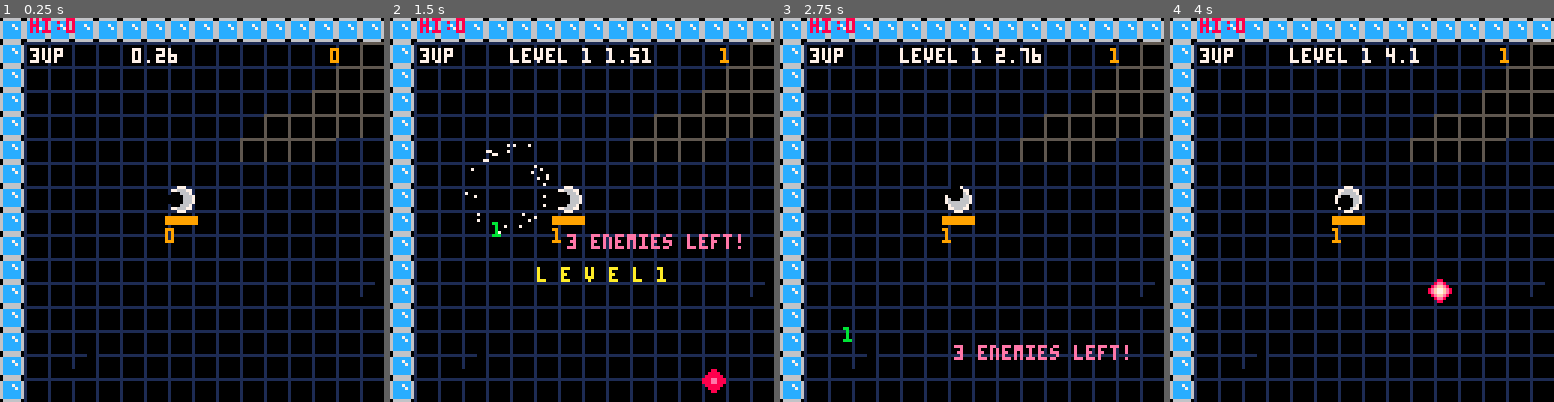
Above: before the commit, frames 1-4 (left to right).
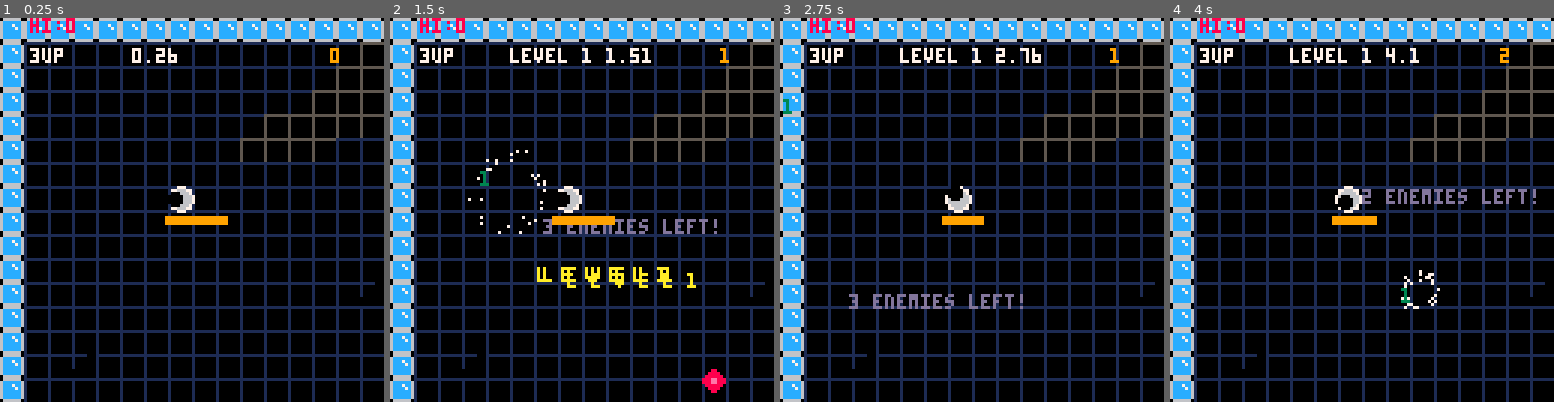
Above: after the commit, the same moments.

Repository: BigNoseChimp/pico8
Game: PICO-8 cartridge src/lua/ballaction5.p8
Same seed, same stepped clock (60 frames per second), same inputs: the game is played once before the commit and once after it.
Inputs:
- Up to frame 1 (0.25 s): no input
- Up to frame 2 (1.5 s): tap X (X key) at 0.33, 1.07 s; tap O (Z key) at 0.7 s
- Up to frame 3 (2.75 s): hold Right 1.6-2.1 s; tap O (Z key) at 1.7, 2.1, 2.5 s; tap X (X key) at 1.85 s; hold Up 2.15-2.42 s; hold Right from 2.47 s (still down)
- Up to frame 4 (4 s): tap O (Z key) at 2.9, 3.3, 3.7 s; tap X (X key) at 2.97 s; release Right at 3.03 s; hold Left 3.08-3.58 s; hold Down 3.63-3.97 s

The runs differ from the first frame. In frame 1, 0.3% of the frame differs, in the area x 42-60%, y 51-59%; in frame 2, 2.4%, in the area x 19-92%, y 32-71%; in frame 3, 1.6%; in frame 4, 1.3%.

Commit message:
Added laser enemy rejigged collision detection smart bomb now uses all available bullets

Diff:
--- a/src/lua/ballaction5.p8
+++ b/src/lua/ballaction5.p8
@@ -13,6 +13,7 @@
 function setup()
  g.score=0
  g.sizex=32*8
+ g.maxbullets=20
 	g.sizey=32*8
 	g.lvl=0
 	g.timer=0
@@ -43,6 +44,7 @@
   	if (btn(1)) change_a(ship, ship.a-ship.turnspeed-(ship.spd/500))
   	ship:accelerate(btn(4))
   	ship:fire_weapon(btn(5))
+        ship:fire_smartbomb(btnp(2) or btnp(3))
   end
 
   ship:upd()
@@ -53,8 +55,13 @@
   foreach(enemies,function(o) o:upd() end)
   foreach(explosions,function(o) o:upd() end)
 
-  has_hit_enemy(ship,4,4,
+  has_hit_enemy(ship,
    function(e)
+    killShip()
+   end)
+end
+
+function killShip()
     if not ship.dead then
      sfx(4)
      ship.dead=true
@@ -66,7 +73,6 @@
      end
      g.lvl-=1
     end
-   end)
 end
 
 function _draw()
@@ -84,7 +90,7 @@
   foreach(floaters,function(e) e:drw() end)
   ship:drw()
 
-  rectfill(ship.x-5,ship.y+6,ship.x-5+(10-#bullets/2),ship.y+8,9)
+  rectfill(ship.x-5,ship.y+6,ship.x-5+g.maxbullets-#bullets,ship.y+8,9)
 
   if ( g.lives <= 0 ) then
    	g.gamestate="gameover"
@@ -99,7 +105,6 @@
          print("press z+x+^ to play again",
 			cam_x+20, cam_y+70, 7)
   else
-  	print(g.score,ship.x-5,ship.y+10,9)
   	print(ship.msg.." "
        ..flr(g.timer).."."
        ..flr(g.timer%1 * 10^2),
@@ -112,17 +117,17 @@
 -->8
 --ship
 ship = {
- offset=2,
+ what="ship",
  cooldown=0,
  score=0,
  death_count=0,
  msg="",
  dead=false,
- what="ship",
  fire=0,
  x=60,
  y=60,
  r=4,
+ circle=true,
  a=0,
  turnspeed=0.025,
  p=100,
@@ -138,10 +143,19 @@
   end
   self.acc = b
  end,
+ fire_smartbomb = function (self,b)
+   if b then
+     -- fire remaining bullets
+     local increment=1/(g.maxbullets-#bullets)
+     for i=0,1,increment do
+      fire_weapon(self,0,i)
+     end
+   end
+ end,
  fire_weapon = function (self,b)
   if b then
-   if #bullets < 20 then
-    fire_weapon(ship,20,0.01)
+   if #bullets < g.maxbullets then
+    fire_weapon(self,0.01,nil)
     sfx(5)
    end
   else
@@ -220,7 +234,7 @@
 end
 
 function is_moving_right(o)
- return o.a>=0.25 and o.a<=0.75
+ return o.a>=0.25 and o.a<0.75
 end
 
 function is_moving_left(o)
@@ -237,13 +251,11 @@
 end
 
 function bounce_x(o,s)
--- if (spd < 0.2 ) spd = 0.2
   change_a(o, 0.5 - o.a)
   if (s) sfx(0)
 end
 
 function bounce_y(o,s)
--- if ( spd < 0.2) spd = 0.2
   change_a(o, 1 - o.a)
   if (s) sfx(0)
 end
@@ -254,24 +266,39 @@
 f_blk=1
 f_bad=2
 
-function has_hit_enemy(o,width,height,f)
+function has_hit_enemy(o,f)
+ local left_x=o.x
+ local right_x=o.x+o.r
+ local up_y=o.y
+ local down_y=o.y+o.r
+ if ( o.circle ) then
+  left_x-=o.r
+  up_y-=o.r
+ end
+
  foreach(enemies,
   function(e)
-   local x=o.x-o.offset
-   local y=o.y-o.offset
-
-   x=flr(x)
-   y=flr(y)
+   if not e.canbehit then
+    return
+   end
+   local e_left_x=e.x
+   local e_right_x=e.x+e.r
+   local e_up_y=e.y
+   local e_down_y=e.y+e.r
+   if ( e.circle ) then
+    e_left_x-=e.r
+    e_up_y-=e.r
+   end
 
    if (
      -- leftmost o right of rightmost e
-     (x > e.x-e.offset+e.size*2) or
+     (left_x > e_right_x) or
      -- rightmost o left of leftmost e
-     (x+width < e.x-e.offset) or
+     (right_x < e_left_x) or
      -- topmost o below bottom e
-     (y > e.y-e.offset+e.size*2) or -- todo: e.height
+     (up_y > e_down_y) or
      -- bottommost o above top e
-     (y+height < (e.y-e.offset))
+     (down_y < e_up_y)
     ) then
       -- ok
     else
@@ -281,26 +308,33 @@
  end
 
 function x_collide(o,f)
- local l_spr=mget(
-  							(o.x-o.r-1)/8,
-  							o.y/8)
- local r_spr=mget(
- 								(o.x+o.r+1)/8,
- 								o.y/8)
- return (is_moving_right(o) and
-      fget(r_spr,f) )
-   or
-        (is_moving_left(o) and
-        fget(l_spr,f) )
+ local left_x=o.x-1
+ local right_x=o.x+o.r+1
+ if ( o.circle ) then
+  left_x-=o.r
+ end
+ local l_spr=mget( left_x/8, o.y/8)
+ local r_spr=mget( right_x/8, o.y/8)
+
+ return fget(r_spr,f) or fget(l_spr,f)
+-- return (is_moving_right(o) and fget(r_spr,f) )
+--   or (is_moving_left(o) and fget(l_spr,f) )
 end
 
 
 function y_collide(o,f)
- local u_spr=mget( o.x/8, (o.y-o.r-1)/8)
- local d_spr=mget( o.x/8, (o.y+o.r+1)/8)
-
- return (is_moving_up(o) and fget(u_spr,f) )
-   or (is_moving_down(o) and fget(d_spr,f) )
+ local up_y=o.y-1
+ local down_y=o.y+o.r+1
+ if ( o.circle ) then
+  up_y-=o.r
+ end
+
+ local u_spr=mget( o.x/8, up_y/8)
+ local d_spr=mget( o.x/8, down_y/8)
+
+ return fget(u_spr,f) or fget(d_spr,f)
+ --return (is_moving_up(o) and fget(u_spr,f) )
+ --  or (is_moving_down(o) and fget(d_spr,f) )
 end
 
 -->8
@@ -336,6 +370,8 @@
   elseif #enemies == 0 then
    level(g.lvl+1)
    add_floater(ship.x,ship.y,"l e v e l "..g.lvl,3)
+   add_floater(ship.x,ship.y,"l e v e l "..g.lvl,3)
+   add_floater(ship.x,ship.y,"l e v e l "..g.lvl,3)
   end
 end
 
@@ -357,13 +393,14 @@
 -- bullets
 bullets={}
 
-function fire_weapon(ship,num,spread)
+
+function fire_weapon(ship,spread,ao)
 
  local bullet = {
   what="bullet",
+  circle=false,
   spread=spread,
-  num=num,
-  offset=0,
+  a_override=ao,
   x=ship.x,
   y=ship.y,
   a=ship.a+rnd(spread)-(spread/2),
@@ -376,8 +413,13 @@
   end,
   upd=function(self)
    --local df=rnd(spread)-(spread/2)
-   self.x=self.x-cos(self.a)*self.spd
-   self.y=self.y-sin(self.a)*self.spd
+   if ( self.a_override == nil ) then
+    self.x=self.x-cos(self.a)*self.spd
+    self.y=self.y-sin(self.a)*self.spd
+   else
+    self.x=self.x-cos(self.a_override)*self.spd
+    self.y=self.y-sin(self.a_override)*self.spd
+   end
 
    if self.new == nil then
     self.new=true
@@ -396,7 +438,7 @@
      self.dead_count-=1
     end
    end
-   has_hit_enemy(self,0,0,
+   has_hit_enemy(self,
       function(e)
        if not e.dead then
         e.dead=true
@@ -435,17 +477,57 @@
      if (l%3==1) add_enemy(x,y,l)
      if (l%3==2) add_enemy_balloon(x,y,l)
      if (l%3==0) add_enemy_homing(x,y,l)
-		 if (b) add_enemy_rocket(x,y,l)
+     if (l%4==0) add_enemy_rocket(x,y,l)
+     if (l%5==0) add_laser_enemy(x,y,l)
  end
+end
+
+
+function add_laser_enemy(x,y,l)
+ local enemy={
+  canbehit=false,
+  dead=false,
+  countdown=500,
+  plt={8,9,10},
+  upd=function(self)
+   self.countdown-=1
+   if self.countdown < -150 then
+     del(enemies,self)
+   elseif self.countdown<=0 then
+     -- if ship on any of our y axis then it's dead
+     for y=10,g.sizey-10,30 do
+       if flr(ship.y) == flr(y) then
+         killShip()
+       end
+     end
+   end
+  end,
+  drw=function(self)
+   local pidx=3
+   if self.countdown < 50 then
+    pidx=1
+   elseif self.countdown < 350 then
+    pidx=2
+   end
+   local p=self.plt[1]
+   if self.countdown%(pidx*2)==0 then
+    for y=10,g.sizey-10,30 do
+     rectfill(8,y,g.sizex-8,y,self.plt[pidx])
+    end
+   end
+  end
+ }
+ add(enemies,enemy)
 end
 
 function add_enemy(x,y,l)
  local enemy={
-  offset=0,
+  canbehit=true,
   size=8,
   x=x,
   y=y,
-  r=4,
+  r=8,
+  circle=false,
   dx=0,
   dy=0,
   sp=4,
@@ -468,17 +550,17 @@
    if(rnd(10)<1) then
     self.frame=(self.frame+1)%9
    end
+   self.x-=self.dx
+   self.y-=self.dy
    if ( self.spd > 0
     and x_collide(self,f_blk) )
    then
       bounce_x(self,false)
-   elseif ( self.spd > 0
+   end
+   if ( self.spd > 0
       and y_collide(self,f_blk) )
    then
       bounce_y(self,false)
-   else
-      self.x-=self.dx
-      self.y-=self.dy
    end
   end,
   drw=function(self)
@@ -506,11 +588,12 @@
 
 function add_enemy_homing(x,y,l)
  local enemy={
-  offset=0,
+  canbehit=true,
   size=mid(4,l,8),
   x=x,
   y=y,
-  r=4,
+  r=8,
+  circle=false,
   dx=0,
   dy=0,
   a=rnd(1),
@@ -578,11 +661,12 @@
 
 function add_enemy_rocket(x,y,l)
  local enemy={
-  offset=0,
+  canbehit=true,
   size=mid(4,l,8),
   x=x,
   y=y,
   r=3,
+  circle=true,
   dx=0,
   dy=0,
   a=rnd(1),
@@ -619,11 +703,11 @@
 
 function add_enemy_balloon(x,y,l)
  local enemy={
-  offset=4,
-  size=8,
+  canbehit=true,
+  circle=true,
   x=x,
   y=y,
-  r=4,
+  r=8,
   dx=0,
   dy=0,
   a=rnd(1),
@@ -632,9 +716,8 @@
   upd=function(self)
    if (self.dead) then
     sfx(6)
-    if ( self.size > 2 ) then
-  	self.size-=1
-	self.offset=self.size/2
+    if ( self.r > 2 ) then
+  	self.r-=0.3
     else
     	add_explosion(self.x,self.y,25)
     	del(enemies,self)
@@ -643,25 +726,23 @@
 	return
     end
    end
+   if x_collide(self,f_blk)
+   then
+      bounce_x(self,false)
+   end
+   if y_collide(self,f_blk)
+   then
+      bounce_y(self,false)
+   end
    self.a+=0.01
    self.dx=cos(self.a)*(self.spd+(l/5))
    self.dy=sin(self.a)*(self.spd+(l/5))
-   if self.spd > 0 and
-      x_collide(self,f_blk)
-   then
-      bounce_x(self,false)
-   elseif self.spd > 0 and
- 			y_collide(self,f_blk)
-   then
-      bounce_y(self,false)
-   else
-      self.x-=self.dx
-      self.y-=self.dy
-   end
+   self.x-=self.dx
+   self.y-=self.dy
   end,
   drw=function(self)
-    circfill(self.x,self.y,self.size,12)
-    circ(self.x,self.y,self.size,13)
+    circfill(self.x,self.y,self.r,12)
+    circ(self.x,self.y,self.r,13)
    end
 
  }
